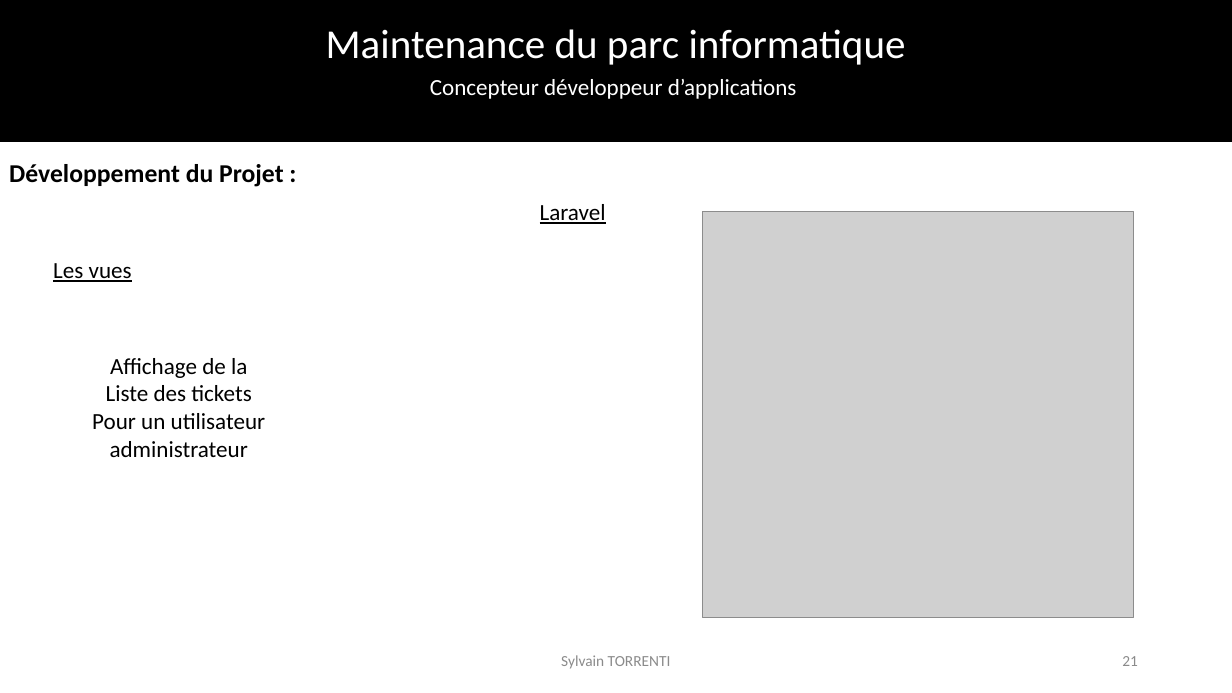
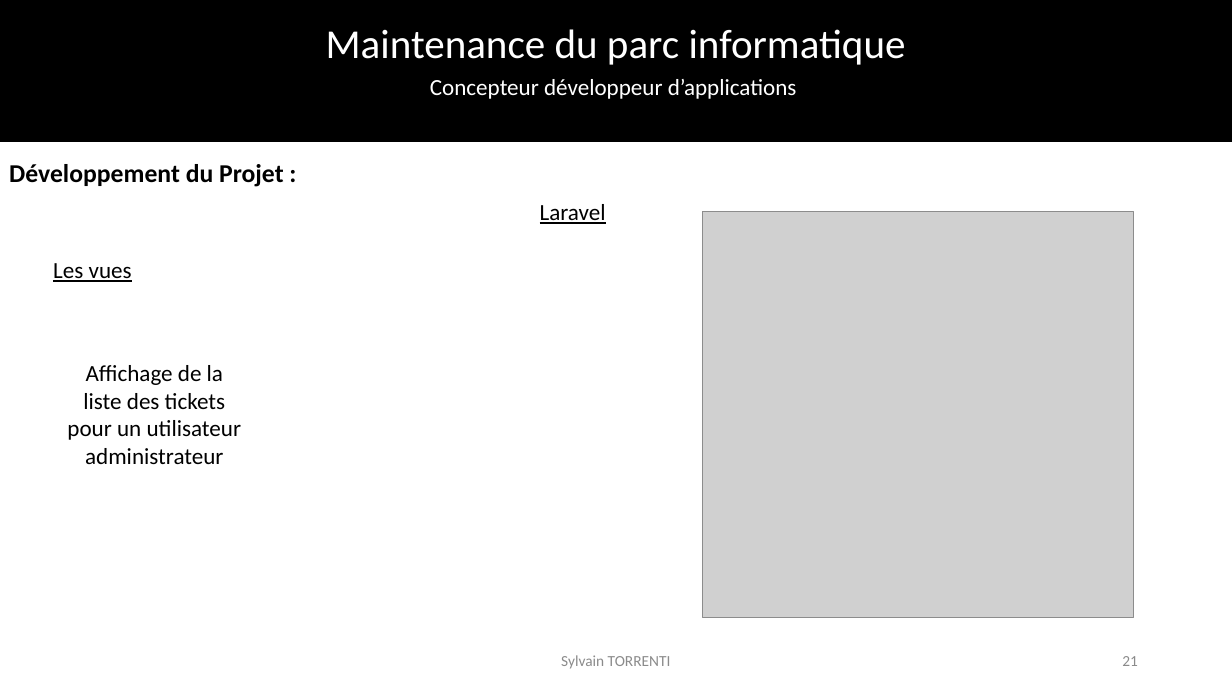
Before and after one commit to SylvainTorrenti/Fil_Rouge, a slide deck: slide 21 of presentation/Presentation epcf.pptx. Drawn at 1232x693 pixels with LibreOffice and Linux fonts; fonts in the diff are those of the drawing; grey boxes stand for pictures; background and template pictures are left out. Boxes give left, top, right and bottom in pixels: in the first picture for what was removed or moved away, otherwise in the second. Text is boxed around its words. In the diff, an @@ line names an element or a change of style, - is before the commit and + after.

```diff
--- a/presentation/Presentation epcf.pptx
+++ b/presentation/Presentation epcf.pptx
@@ text "Affichage de la" moved from (x1=92, y1=358, x2=266, y2=457) to (x1=67, y1=365, x2=242, y2=464) @@
@@ text at (x1=67, y1=393, x2=242, y2=440): text changed @@
-Liste des tickets
-Pour un utilisateur
+liste des tickets
+pour un utilisateur
```
Also in this commit, not shown: 34 other slides changed.
